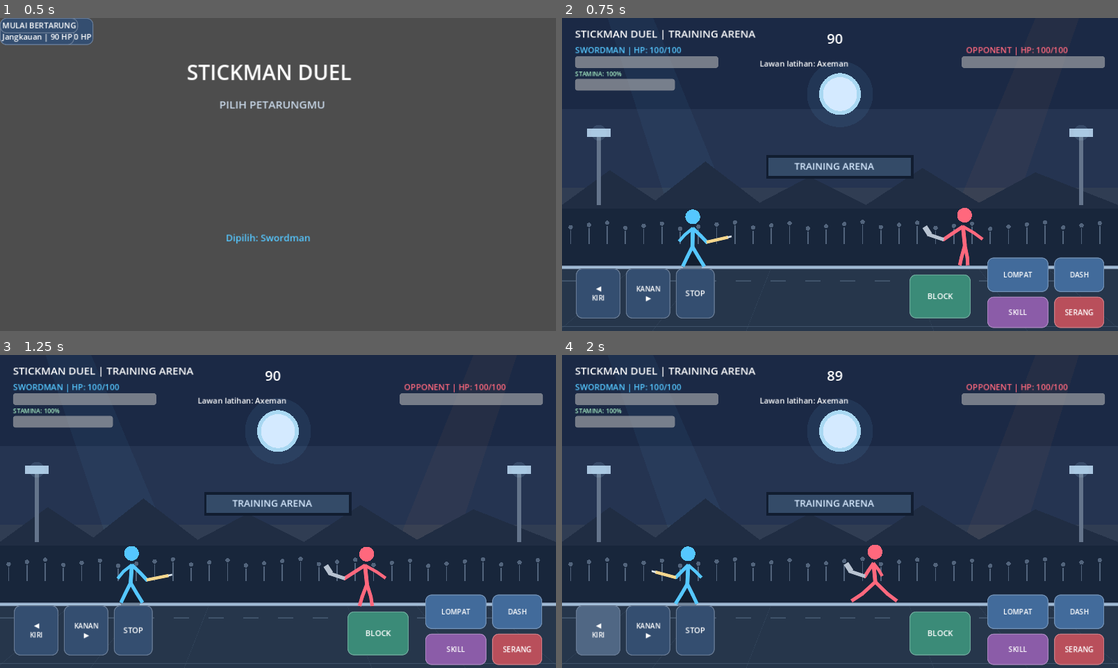
Above: before the commit, frames 1-4 (two rows, left to right).
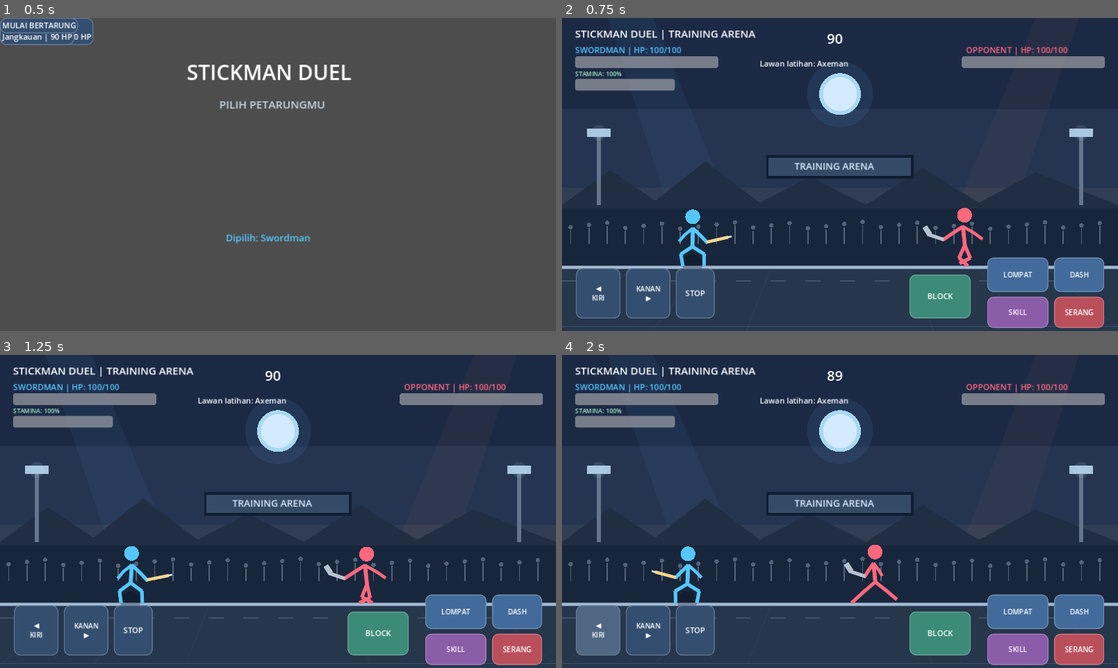
Above: after the commit, the same moments.

Repository: satriamada-web/stickman-duel
Game: Godot game, scene res://scenes/main.tscn
The game is run twice, just before and just after one commit, with the same random seed, the same clock (stepped at 60 frames per second) and the same inputs.
Inputs:
- Up to frame 1 (0.5 s): no input
- Up to frame 2 (0.75 s): click "MULAI BERTARUNG" at 0.5 s
- Up to frame 3 (1.25 s): no input
- Up to frame 4 (2 s): click "◀ KIRI" at 1.25 s

Frame 1 is identical in both runs. In frame 2, 0.2% of the frame differs, in the area x 21-74%, y 72-80%; in frame 3, 0.2%; in frame 4, 0.3%, in the area x 20-61%, y 72-80%.

Commit message:
Add procedural foot IK for grounded movement

Diff:
--- a/scripts/main.gd
+++ b/scripts/main.gd
@@ -421,6 +421,17 @@
 		draw_line(Vector2(float(x), FLOOR_Y + 8), Vector2(640.0 + (float(x) - 640.0) * 1.35, 720.0), Color(0.55, 0.68, 0.82, 0.10), 1.0)
 	draw_line(Vector2(0, 710), Vector2(1280, 710), Color("#40536a"), 2.0)
 
+func _solve_knee_2d(hip_point: Vector2, foot_point: Vector2, upper_length: float, lower_length: float, bend_direction: float) -> Vector2:
+	var offset := foot_point - hip_point
+	var distance := maxf(offset.length(), 0.01)
+	var direction_to_foot := offset / distance
+	var safe_distance := clampf(distance, absf(upper_length - lower_length) + 0.01, upper_length + lower_length - 0.01)
+	var along := (upper_length * upper_length - lower_length * lower_length + safe_distance * safe_distance) / (2.0 * safe_distance)
+	var height := sqrt(maxf(0.0, upper_length * upper_length - along * along))
+	var perpendicular := Vector2(-direction_to_foot.y, direction_to_foot.x)
+	return hip_point + direction_to_foot * along + perpendicular * height * bend_direction
+
+
 func _draw_fighter(x: float, floor_y: float, tint: Color, direction: int, weapon: String, walking: bool, attack_time: f …(250 unchanged characters)…
 	# Rig prosedural: ritme langkah, pusat berat, dan pose serangan dibangun dari waktu.
 	var gait_rate := 18.0 if dashing else (11.5 if walking else 2.2)
@@ -554,6 +565,15 @@
 		front_hand = front_elbow + Vector2(-25.0 * direction, -12.0)
 		back_elbow = shoulder + Vector2(-25.0 * direction, 5.0)
 		back_hand = back_elbow + Vector2(-27.0 * direction, 8.0)
+
+	# Foot IK: telapak kaki tetap menyentuh lantai saat fase pijakan.
+	if not airborne and not dashing and knockdown <= 0.0:
+		var front_lift := maxf(0.0, cos(phase)) * (11.0 if walking else 0.0)
+		var back_lift := maxf(0.0, cos(phase + PI)) * (11.0 if walking else 0.0)
+		front_foot.y = floor_y - front_lift
+		back_foot.y = floor_y - back_lift
+		front_knee = _solve_knee_2d(hip, front_foot, 32.0, 27.0, -1.0 * direction)
+		back_knee = _solve_knee_2d(hip, back_foot, 32.0, 27.0, 1.0 * direction)
 
 	if knockdown > 0.0:
 		# Timer 1.15 dtk: rebah, tahan pose, lalu bangkit selama 0.35 dtk terakhir.
